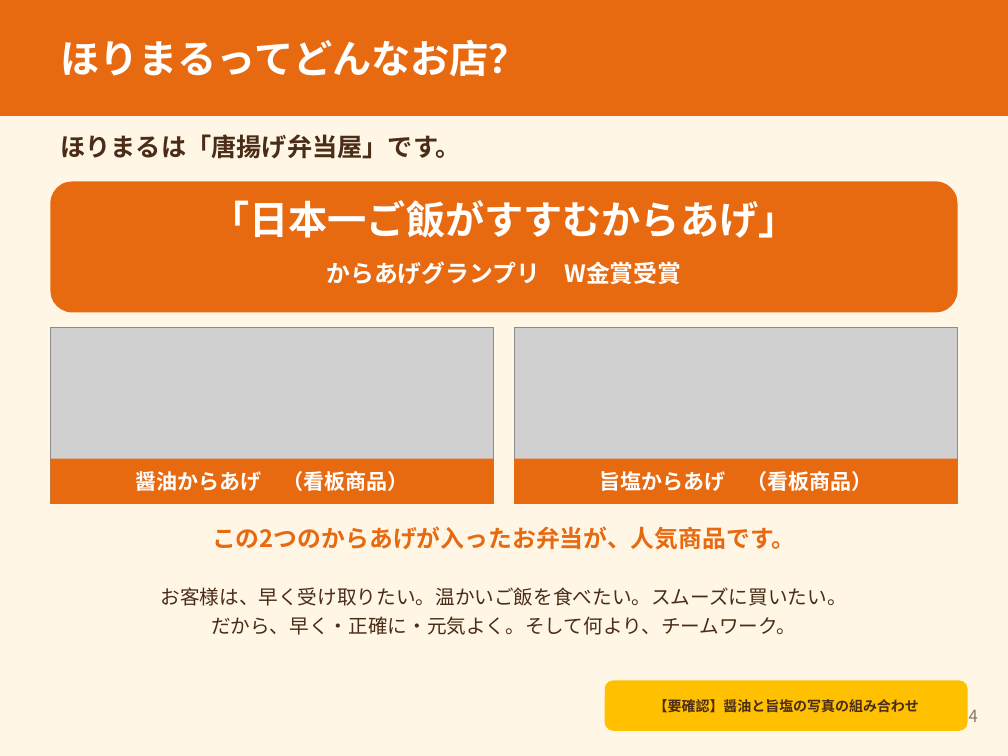
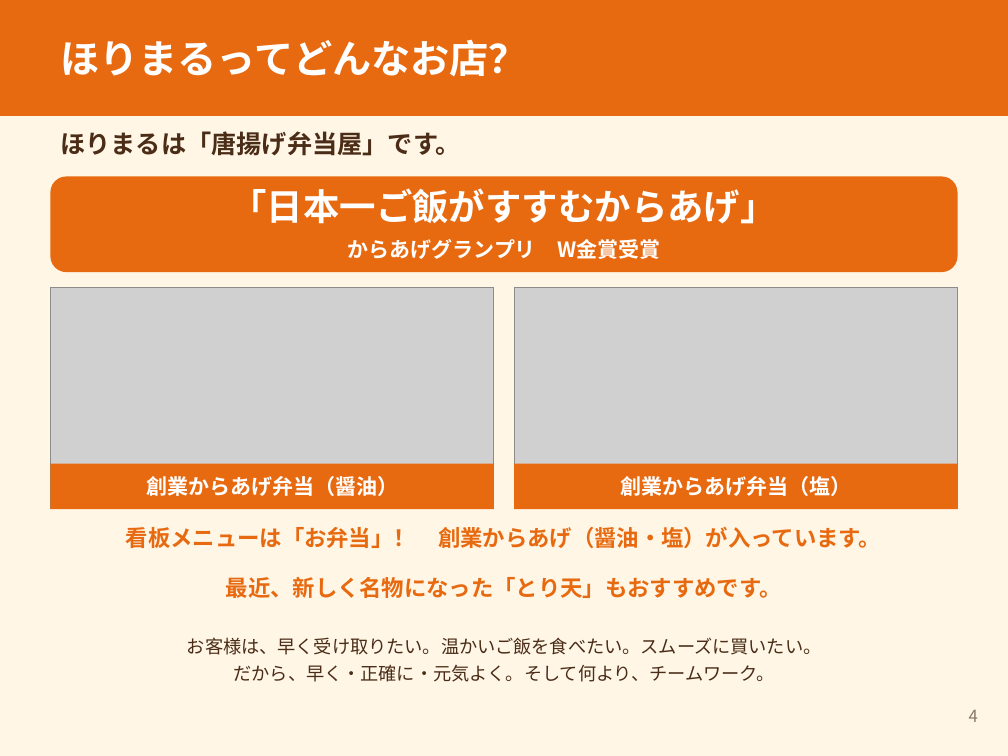
Before and after one commit to ahouprojectmaimai-beep/claude, a slide deck: slide 4 of horimaru/01_ほりまる面接紙芝居_案.pptx. Drawn at 1008x756 pixels with LibreOffice and Linux fonts; fonts in the diff are those of the drawing; grey boxes stand for pictures. Boxes give left, top, right and bottom in pixels: in the first picture for what was removed or moved away, otherwise in the second. Text is boxed around its words. In the diff, an @@ line names an element or a change of style, - is before the commit and + after.

```diff
--- a/horimaru/01_ほりまる面接紙芝居_案.pptx
+++ b/horimaru/01_ほりまる面接紙芝居_案.pptx
@@ rounded rectangle: place and size @@
-rounded rectangle at (50, 181, 958, 312)
+rounded rectangle at (50, 176, 958, 272)
@@ text "「日本一ご飯がすすむからあげ」" at (231, 188, 777, 224): size 28 to 26 pt @@
@@ text "からあげグランプリ W金賞受賞": place and size @@
-text "からあげグランプリ W金賞受賞" at (326, 261, 681, 284)
+text "からあげグランプリ W金賞受賞" at (348, 239, 660, 259)
@@ text "からあげグランプリ W金賞受賞" at (348, 239, 660, 259): size 17 to 15 pt @@
@@ picture: place and size @@
-picture at (50, 328, 494, 504)
+picture at (50, 287, 494, 509)
@@ picture: place and size @@
-picture at (514, 328, 958, 504)
+picture at (514, 287, 958, 509)
@@ rectangle: place and size @@
-rectangle at (50, 459, 494, 504)
+rectangle at (50, 464, 494, 509)
@@ text at (146, 476, 398, 496): text changed @@
-醤油からあげ （看板商品）
+創業からあげ弁当（醤油）
@@ rectangle: place and size @@
-rectangle at (514, 459, 958, 504)
+rectangle at (514, 464, 958, 509)
@@ text at (620, 476, 851, 496): text changed @@
-旨塩からあげ （看板商品）
+創業からあげ弁当（塩）
@@ text at (126, 527, 881, 548): text changed; size 17 to 16 pt @@
-この2つのからあげが入ったお弁当が、人気商品です。
+看板メニューは「お弁当」！ 創業からあげ（醤油・塩）が入っています。
@@ text added at (226, 577, 782, 598), 16 pt, text #E86A10, bold @@
+最近、新しく名物になった「とり天」もおすすめです。
@@ text "お客様は、早く受け取りたい。温かいご飯を食べたい。スムーズに買いたい。": place and size @@
-text "お客様は、早く受け取りたい。温かいご飯を食べたい。スムーズに買いたい。" at (160, 587, 846, 635)
+text "お客様は、早く受け取りたい。温かいご飯を食べたい。スムーズに買いたい。" at (187, 637, 821, 682)
@@ text "お客様は、早く受け取りたい。温かいご飯を食べたい。スムーズに買いたい。" at (187, 637, 821, 682): size 14 to 13 pt @@
@@ rounded rectangle removed at (605, 680, 968, 731) @@
@@ text removed at (654, 699, 919, 713) @@
-【要確認】醤油と旨塩の写真の組み合わせ
```
Also in this commit, not shown: 2 other slides changed.
